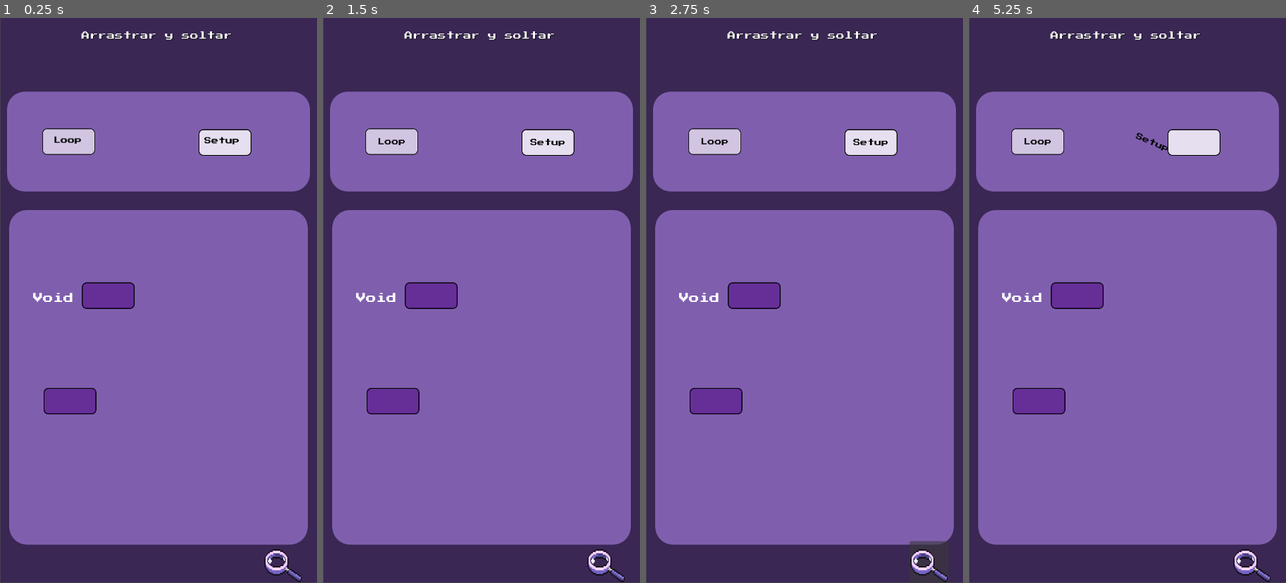
Above: before the commit, frames 1-4 (left to right).
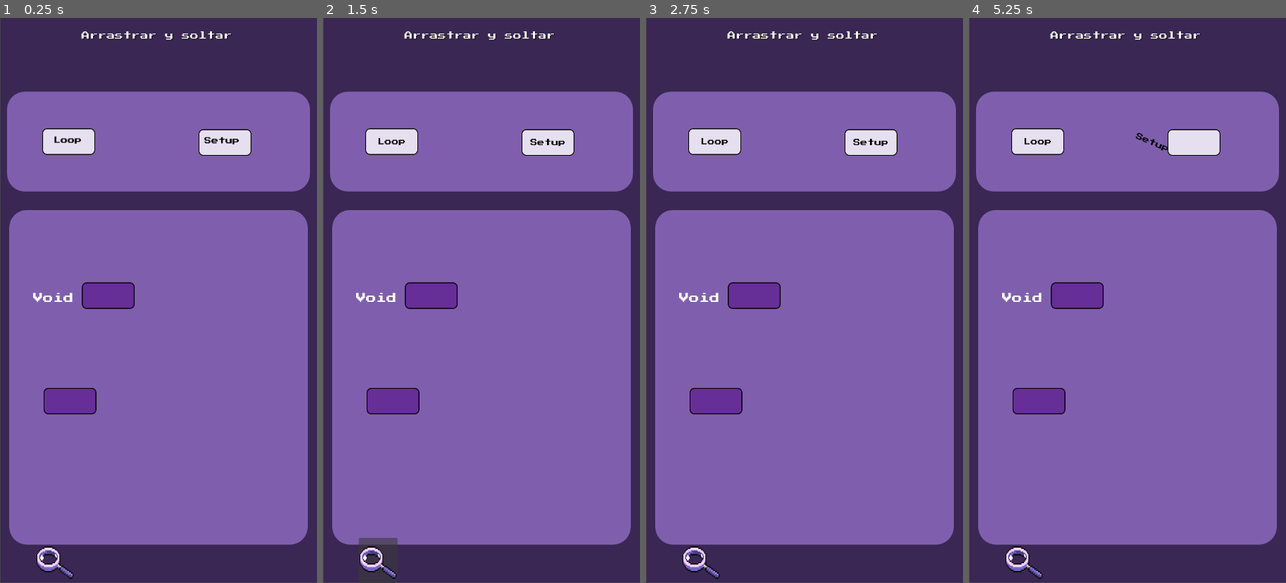
Above: after the commit, the same moments.

Repository: TonyCast2005/Galileo
Game: Godot game, scene res://escenas/Tipos_preguntas/Arrastrar_y_Soltar/ArrastrarSoltar.tscn
Same seed, same stepped clock (60 frames per second), same inputs: the game is played once before the commit and once after it. This scene is started directly instead of the project's main scene.
Inputs (mouse positions are in pixels of both pictures, inside the frame that each line leads up to):
- Up to frame 1 (0.25 s): no input
- Up to frame 2 (1.5 s): click (605, 566) at 0.52 s; click (376, 560) at 1.27 s
- Up to frame 3 (2.75 s): click (928, 566) at 2.02 s
- Up to frame 4 (5.25 s): click (1022, 560) at 2.77 s; click (1251, 566) at 3.52 s; click (1022, 560) at 4.27 s; tap Enter at 5 s; drag from (1194, 142) to (1038, 142) at 5.02 s

The runs differ from the first frame. In frame 1, 1.2% of the frame differs, in the area x 11-96%, y 19-100%; in frame 2, 1.4%; in frame 3, 1.3%; in frame 4, 1.2%.

Commit message:
casi terminado
solo falta crear las demas escenas e verificar si hay algun error

Diff:
--- a/galileo/escenas/Tipos_preguntas/Arrastrar_y_Soltar/ArrastrarSoltar.tscn
+++ b/galileo/escenas/Tipos_preguntas/Arrastrar_y_Soltar/ArrastrarSoltar.tscn
@@ -1,9 +1,10 @@
-[gd_scene load_steps=9 format=3 uid="uid://dyq24olsg6i6p"]
+[gd_scene load_steps=10 format=3 uid="uid://dyq24olsg6i6p"]
 
 [ext_resource type="Script" uid="uid://buv4m50tsn4re" path="res://escenas/Tipos_preguntas/Arrastrar_y_Soltar/arrastrar_soltar.gd" id="1_7kqiy"]
 [ext_resource type="PackedScene" uid="uid://ce1i46eqi8dlt" path="res://escenas/Tipos_preguntas/Arrastrar_y_Soltar/Prueba_Nueva/RestZone.tscn" id="1_mgacq"]
 [ext_resource type="Script" uid="uid://bmt4wekmaxqgc" path="res://escenas/Tipos_preguntas/Arrastrar_y_Soltar/zona_trabajo.gd" id="1_rcjtp"]
 [ext_resource type="PackedScene" uid="uid://b1g855tc0yp2q" path="res://escenas/Tipos_preguntas/Arrastrar_y_Soltar/Bloques_Tipos/Prueba_Drag&Drop.tscn" id="2_kxkk6"]
+[ext_resource type="Script" uid="uid://bn3gqs5hb5slw" path="res://escenas/Tipos_preguntas/Arrastrar_y_Soltar/verificador.gd" id="3_l3lj0"]
 [ext_resource type="Texture2D" uid="uid://bgnffnt45rlhx" path="res://assets/sprites/ui/lupa.png" id="4_mgacq"]
 
 [sub_resource type="StyleBoxFlat" id="StyleBoxFlat_kxkk6"]
@@ -42,11 +43,28 @@
 offset_bottom = 1193.0
 theme_override_styles/panel = SubResource("StyleBoxFlat_kxkk6")
 
-[node name="Drop_Zone" parent="Panel" instance=ExtResource("1_mgacq")]
+[node name="Drop_Zone" parent="Panel" groups=["zone_respuesta"] instance=ExtResource("1_mgacq")]
 position = Vector2(138, 433)
+palabra_correcta = "Loop"
 
-[node name="Drop_Zone4" parent="Panel" instance=ExtResource("1_mgacq")]
+[node name="Drop_Zone4" parent="Panel" groups=["zone_respuesta"] instance=ExtResource("1_mgacq")]
 position = Vector2(225, 194)
+palabra_correcta = "Setup"
+
+[node name="verificador" type="Node2D" parent="Panel"]
+position = Vector2(647, 50)
+script = ExtResource("3_l3lj0")
+
+[node name="verificar" type="Button" parent="Panel"]
+layout_mode = 0
+offset_left = 60.0
+offset_top = 743.0
+offset_right = 148.0
+offset_bottom = 845.0
+theme_override_colors/font_color = Color(1, 1, 1, 1)
+theme_override_font_sizes/font_size = 28
+theme_override_styles/focus = SubResource("StyleBoxTexture_7kqiy")
+theme_override_styles/normal = SubResource("StyleBoxTexture_l3lj0")
 
 [node name="zonaTrabajo" type="Node2D" parent="."]
 script = ExtResource("1_rcjtp")
@@ -83,16 +101,6 @@
 horizontal_alignment = 1
 vertical_alignment = 1
 
-[node name="pista" type="Button" parent="."]
-offset_left = 599.0
-offset_top = 1185.0
-offset_right = 687.0
-offset_bottom = 1287.0
-theme_override_colors/font_color = Color(1, 1, 1, 1)
-theme_override_font_sizes/font_size = 28
-theme_override_styles/focus = SubResource("StyleBoxTexture_7kqiy")
-theme_override_styles/normal = SubResource("StyleBoxTexture_l3lj0")
-
 [node name="nombreLeccion" type="Label" parent="."]
 anchors_preset = 10
 anchor_right = 1.0
@@ -112,3 +120,5 @@
 offset_top = 77.0
 offset_right = 718.0
 offset_bottom = 140.0
+
+[connection signal="pressed" from="Panel/verificar" to="Panel/verificador" method="_on_verificar_pressed"]
--- a/galileo/escenas/Tipos_preguntas/Arrastrar_y_Soltar/Bloques_Tipos/prueba_drag&drop.gd
+++ b/galileo/escenas/Tipos_preguntas/Arrastrar_y_Soltar/Bloques_Tipos/prueba_drag&drop.gd
@@ -1,6 +1,4 @@
 extends Node2D
-
-
 
 @export var palabra: String = ""  # <- esta se puede cambiar por cada bloque en el editor
 var selected = false
@@ -11,7 +9,15 @@
 
 func _ready():
     rest_nodes = get_tree().get_nodes_in_group("zone")
-    $label.text = palabra  # ✅ muestra la palabra del bloque
+
+    # ✅ Asegura que el texto se actualiza sin importar el nombre exacto del nodo
+    if has_node("Label"):
+        $Label.text = palabra
+    elif has_node("label"):
+        $label.text = palabra
+    else:
+        print("⚠️ No se encontró nodo Label o label en este bloque.")
+
     await get_tree().process_frame
     _find_initial_zone()
 
--- a/galileo/escenas/Tipos_preguntas/Arrastrar_y_Soltar/Prueba_Nueva/rest_zone.gd
+++ b/galileo/escenas/Tipos_preguntas/Arrastrar_y_Soltar/Prueba_Nueva/rest_zone.gd
@@ -1,16 +1,23 @@
 extends Marker2D
 
-@export var rect_size = Vector2(120, 60) # 🔹 Más grande
+@export var rect_size = Vector2(120, 60) # 🔹 Tamaño del área
 @export var corner_radius := 10.0        # 🔹 Bordes redondeados
+@export var palabra_correcta: String = "" # ✅ La palabra esperada en esta zona
 var ocupado := false
+var bloque_actual = null
 
-# Colores
+# Colores base
 var color_libre = Color(0.3, 0.0, 0.5, 0.5)   # Morado oscuro translúcido
 var color_ocupado = Color(1, 1, 1, 0.8)       # Blanco con leve transparencia
-var color_seleccionado = Color(1, 1, 1, 0.8) # Dorado suave al seleccionar
+var color_correcto = Color(0, 1, 0, 0.6)      # Verde translúcido (correcto)
+var color_incorrecto = Color(1, 0, 0, 0.6)    # Rojo translúcido (incorrecto)
+var color_seleccionado = Color(1, 1, 1, 0.8)  # Blanco al seleccionar
+
+var estado_color = Color(0.3, 0.0, 0.5, 0.5)  # color actual mostrado
 
 func _ready():
     ocupado = false
+    estado_color = color_libre
     if not is_in_group("zone"):
         add_to_group("zone")
     queue_redraw()
@@ -18,38 +25,49 @@
 func _draw():
     var top_left = -rect_size / 2
     var rect = Rect2(top_left, rect_size)
-    var color = color_ocupado if ocupado else color_libre
 
-    # Creamos un StyleBoxFlat con esquinas redondeadas
     var style = StyleBoxFlat.new()
-    style.bg_color = color
-    # radios por esquina (puedes cambiar individualmente si quieres)
+    style.bg_color = estado_color
+
+    # Bordes redondeados
     style.corner_radius_top_left = corner_radius
     style.corner_radius_top_right = corner_radius
     style.corner_radius_bottom_left = corner_radius
     style.corner_radius_bottom_right = corner_radius
 
-    # Borde: definimos cada lado por separado (no existe border_width_all)
+    # Borde negro delgado
     style.border_color = Color.BLACK
     style.border_width_top = 2
     style.border_width_bottom = 2
     style.border_width_left = 2
     style.border_width_right = 2
 
-    # Dibujamos el rectángulo redondeado usando el StyleBox
     draw_style_box(style, rect)
 
 func select():
     for child in get_tree().get_nodes_in_group("zone"):
         if child != self and child.has_method("deselect"):
             child.deselect()
-    modulate = color_seleccionado
+    estado_color = color_seleccionado
     queue_redraw()
 
 func deselect():
-    modulate = Color.WHITE
+    estado_color = color_ocupado if ocupado else color_libre
     queue_redraw()
 
 func set_ocupado(value: bool):
     ocupado = value
+    estado_color = color_ocupado if value else color_libre
     queue_redraw()
+
+# ✅ Verifica si el bloque colocado es correcto
+func verificar(bloque):
+    bloque_actual = bloque
+    ocupado = true
+    if bloque.palabra == palabra_correcta:
+        estado_color = color_correcto
+        print("✅ Correcto:", bloque.palabra)
+    else:
+        estado_color = color_incorrecto
+        print("❌ Incorrecto:", bloque.palabra)
+    queue_redraw()
--- /dev/null
+++ b/galileo/escenas/Tipos_preguntas/Arrastrar_y_Soltar/verificador.gd
@@ -0,0 +1,42 @@
+extends Node2D
+
+func verificar_codigo():
+    var zonas = get_tree().get_nodes_in_group("zone_respuesta")
+
+
+    # Si tus zonas están ordenadas horizontalmente, cambia a 'x'
+    zonas.sort_custom(func(a, b): return a.position.y < b.position.y)
+
+    var correcto = true
+    var codigo_actual = ""
+
+    print("\n🔍 Iniciando verificación...\n")
+
+    for zona in zonas:
+        if zona.bloque_actual:
+            var palabra_bloque = zona.bloque_actual.palabra.strip_edges()
+            var palabra_correcta = zona.palabra_correcta.strip_edges()
+            codigo_actual += palabra_bloque + " "
+
+            if palabra_bloque != palabra_correcta:
+                print("❌ Error en zona:", zona.name,
+                      " — esperado:", palabra_correcta,
+                      " — obtenido:", palabra_bloque)
+                correcto = false
+            else:
+                print("✅ Correcto en zona:", zona.name, "-", palabra_bloque)
+        else:
+            print("⚠️ Zona vacía:", zona.name)
+            correcto = false
+
+    print("\nCódigo formado:", codigo_actual)
+
+    if correcto:
+        print("🎉 Código completo correcto ✅\n")
+    else:
+        print("⚠️ Hay errores en el orden o palabras ❌\n")
+
+
+func _on_verificar_pressed():
+    print("🔘 Botón 'Verificar' presionado")
+    verificar_codigo()
Not shown, added: galileo/escenas/Tipos_preguntas/Arrastrar_y_Soltar/verificador.gd.uid
